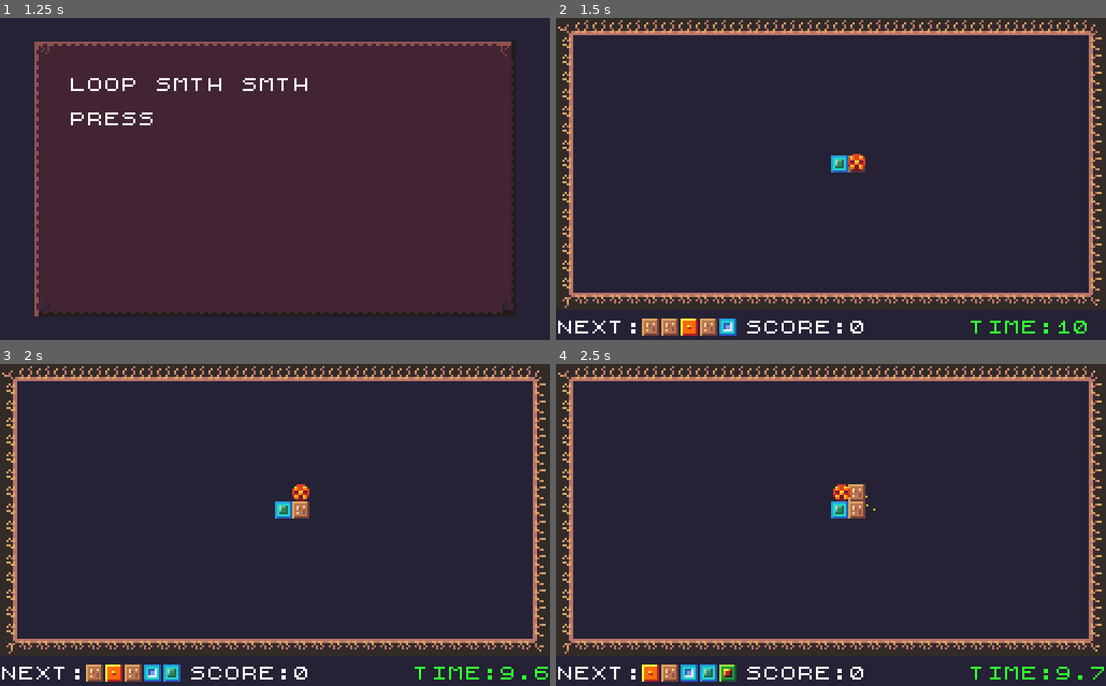
Above: before the commit, frames 1-4 (two rows, left to right).
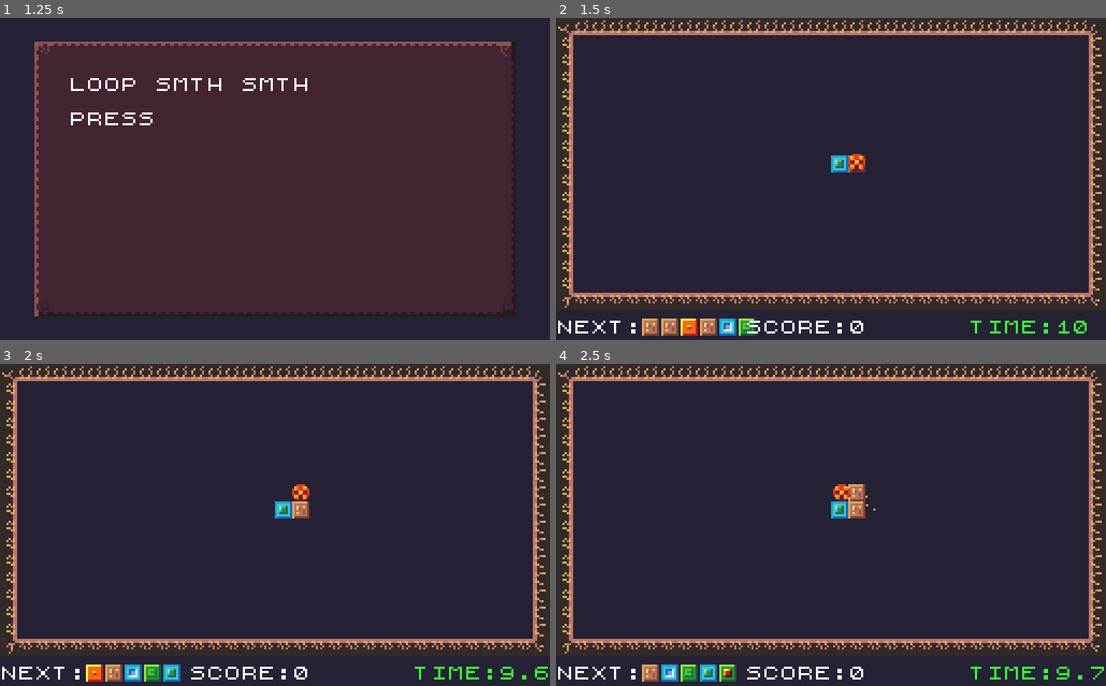
Above: after the commit, the same moments.

Repository: mbrezu/LD47
Game: Godot game, scene res://scenes/main.tscn
The game is run twice, just before and just after one commit, with the same random seed, the same clock (stepped at 60 frames per second) and the same inputs.
Inputs (mouse positions are in pixels of both pictures, inside the frame that each line leads up to):
- Up to frame 1 (1.25 s): move the mouse to (280, 185) at 0.52 s; click (280, 185) at 0.67 s; tap Space (ui_select) at 0.77 s
- Up to frame 2 (1.5 s): move the mouse to (721, 195) at 1.27 s; click (721, 195) at 1.42 s
- Up to frame 3 (2 s): tap Space (ui_select) at 1.52 s
- Up to frame 4 (2.5 s): move the mouse to (886, 454) at 2.02 s; click (886, 454) at 2.17 s

Frame 1 is identical in both runs. In frame 2, 0.1% of the frame differs, in the area x 33-37%, y 93-99%; in frame 3, 0.7%, in the area x 15-30%, y 93-99%; in frame 4, 0.5%.

Commit message:
preparation

Diff:
--- /dev/null
+++ b/godot/scenes/arrows/arrow_down.tscn
@@ -0,0 +1,11 @@
+[gd_scene load_steps=2 format=2]
+
+[ext_resource path="res://assets/graphics/sheet-1.png" type="Texture" id=1]
+
+[node name="arrow_down" type="Node2D"]
+
+[node name="Sprite" type="Sprite" parent="."]
+texture = ExtResource( 1 )
+centered = false
+region_enabled = true
+region_rect = Rect2( 168, 40, 8, 8 )
--- /dev/null
+++ b/godot/scenes/arrows/arrow_left.tscn
@@ -0,0 +1,11 @@
+[gd_scene load_steps=2 format=2]
+
+[ext_resource path="res://assets/graphics/sheet-1.png" type="Texture" id=1]
+
+[node name="arrow_left" type="Node2D"]
+
+[node name="Sprite" type="Sprite" parent="."]
+texture = ExtResource( 1 )
+centered = false
+region_enabled = true
+region_rect = Rect2( 184, 40, 8, 8 )
--- /dev/null
+++ b/godot/scenes/arrows/arrow_right.tscn
@@ -0,0 +1,11 @@
+[gd_scene load_steps=2 format=2]
+
+[ext_resource path="res://assets/graphics/sheet-1.png" type="Texture" id=1]
+
+[node name="arrow_right" type="Node2D"]
+
+[node name="Sprite" type="Sprite" parent="."]
+texture = ExtResource( 1 )
+centered = false
+region_enabled = true
+region_rect = Rect2( 152, 40, 8, 8 )
--- /dev/null
+++ b/godot/scenes/arrows/arrow_up.tscn
@@ -0,0 +1,11 @@
+[gd_scene load_steps=2 format=2]
+
+[ext_resource path="res://assets/graphics/sheet-1.png" type="Texture" id=1]
+
+[node name="arrow_up" type="Node2D"]
+
+[node name="Sprite" type="Sprite" parent="."]
+texture = ExtResource( 1 )
+centered = false
+region_enabled = true
+region_rect = Rect2( 135, 40, 9, 8 )
--- a/godot/scenes/game.gd
+++ b/godot/scenes/game.gd
@@ -1,6 +1,8 @@
 extends Node2D
 
 signal game_over
+
+var Cursor = load("res://scripts/cursor.gd")
 
 var _player
 var _game_over = false
@@ -32,18 +34,18 @@
 		color = Color(0.8, 0.8, 0.2, 255)
 	$time.set_color(color)
 	$time.set_label("TIME:" + str(rounded_time))
-	if _old_player_pos.size() == 2:
+	if _old_player_pos.size() > 0:
 		$next_tile_marker.visible = $map.is_free(
-			_old_player_pos[0], _old_player_pos[1])
+			_old_player_pos[0].row, _old_player_pos[0].column)
 
 
 func _add_tile():
-	if _old_player_pos.size() != 2:
+	if _old_player_pos.empty():
 		return
-	if not $map.is_free(_old_player_pos[0], _old_player_pos[1]):
+	if not $map.is_free(_old_player_pos[0].row, _old_player_pos[0].column):
 		return
 	$game_over_timer.start()
-	$map.add_tile(_old_player_pos[0], _old_player_pos[1], $next_items.get_next_tile_number())
+	$map.add_tile(_old_player_pos[0].row, _old_player_pos[0].column, $next_items.get_next_tile_number())
 	$next_items.advance()
 	Utils.delete_children($next_tile_marker)
 	$next_tile_marker.add_child($map.make_tile_instance($next_items.get_next_tile_number()))
@@ -51,12 +53,16 @@
 
 func _on_player_moved(old_row, old_column, _row, _column):
 #	print("player moved ", [old_row, old_column, row, column])
-	_old_player_pos = [old_row, old_column]
+	_old_player_pos = [Cursor.new(old_row, old_column, 0)]
 	$next_tile_marker.position = Vector2(old_column * 8, old_row * 8)
 
 
 func _on_player_stopped():
 	$player.advance()
+	var arrows = $player.get_arrows()
+	print("*** arrows")
+	for arrow in arrows:
+		print("  " + arrow.str())
 
 
 func _on_player_died():
--- a/godot/scenes/next_items.gd
+++ b/godot/scenes/next_items.gd
@@ -38,4 +38,5 @@
 	add_child(item.tile_instance)
 	_list.append(item)
 	for i in range(Consts.LOOKAHEAD):
-		_list[i].tile_instance.position = Vector2(40 + i * 9, 0)
+		_list[i].tile_instance.position = Vector2(40 + (i - 1) * 9, 0)
+		_list[i].tile_instance.visible = i != 0
--- a/godot/scenes/player.gd
+++ b/godot/scenes/player.gd
@@ -33,17 +33,49 @@
 			emit_signal("player_stopped")
 
 
+func get_cursor():
+	return _cursor.clone()
+
+
 func advance():
-	_try_move(_cursor)
-	_rotate(_cursor)
+	var old_cursor = _cursor.clone()
+	if _advance_cursor(_cursor):
+		emit_signal("player_moved", old_cursor.row, old_cursor.column, _cursor.row, _cursor.column)
+	#		print("  new pos is ", _row, " ", _column)
+		_update_position()
+
+
+func _advance_cursor(cursor):
+	if _try_move(cursor):
+		_rotate(cursor)
+		return true
+	else:
+		_rotate(cursor)
+		return _try_move(cursor)
+
+
+func get_arrows():
+	var arrow_cursor = _cursor.clone()
+	_advance_cursor(arrow_cursor)
+	var result = []
+	while true:
+		var is_not_free = _map.is_free(arrow_cursor.row, arrow_cursor.column)
+		var is_player = arrow_cursor.row == _cursor.row and arrow_cursor.column == _cursor.column
+		var already_arrow = arrow_cursor.in_array(result)
+		if is_not_free or is_player or already_arrow:
+			break
+		if result.size() >= 10:
+			break
+		result.append(arrow_cursor.clone())
+		_advance_cursor(arrow_cursor)
+	return result
+
 
 func _try_move(cursor):
 	if _is_free(cursor.clone().move()):
-		var old_cursor = cursor.clone()
 		cursor.move()
-		emit_signal("player_moved", old_cursor.row, old_cursor.column, _cursor.row, _cursor.column)
-#		print("  new pos is ", _row, " ", _column)
-		_update_position()
+		return true
+	return false
 
 
 func _rotate(cursor):
--- a/godot/scripts/consts.gd
+++ b/godot/scripts/consts.gd
@@ -5,7 +5,7 @@
 const MAP_COLUMNS = 32
 const START_SQUARE_ROW = 8
 const START_SQUARE_COLUMN = 16
-const LOOKAHEAD = 5
+const LOOKAHEAD = 6
 
 const REZ_X = 256
 const REZ_Y = 150
--- a/godot/scripts/cursor.gd
+++ b/godot/scripts/cursor.gd
@@ -36,3 +36,10 @@
 	direction += 2
 	direction %= 4
 	return self
+
+
+func in_array(cursors):
+	for c in cursors:
+		if row == c.row and column == c.column:
+			return true
+	return false
Not shown, changed: README.md
